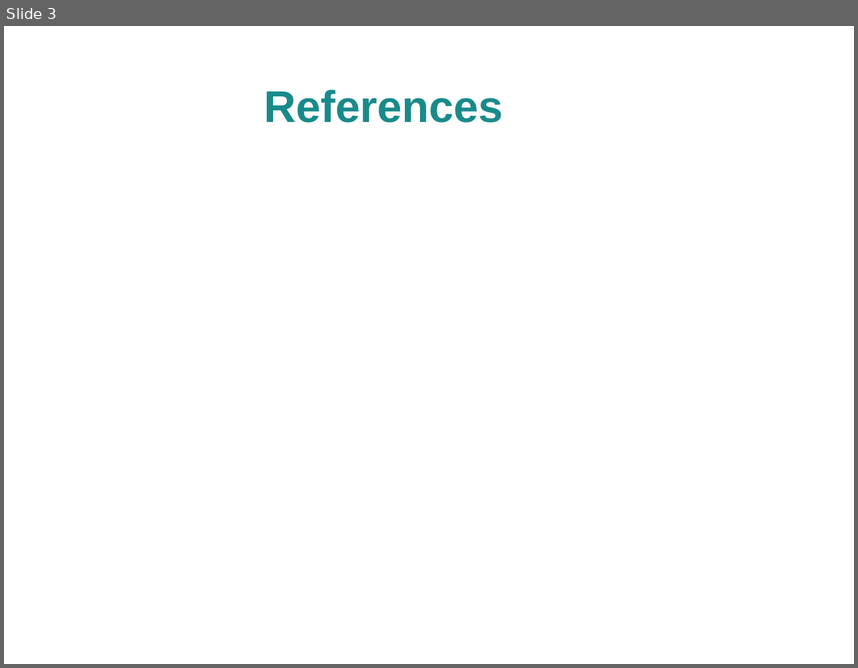
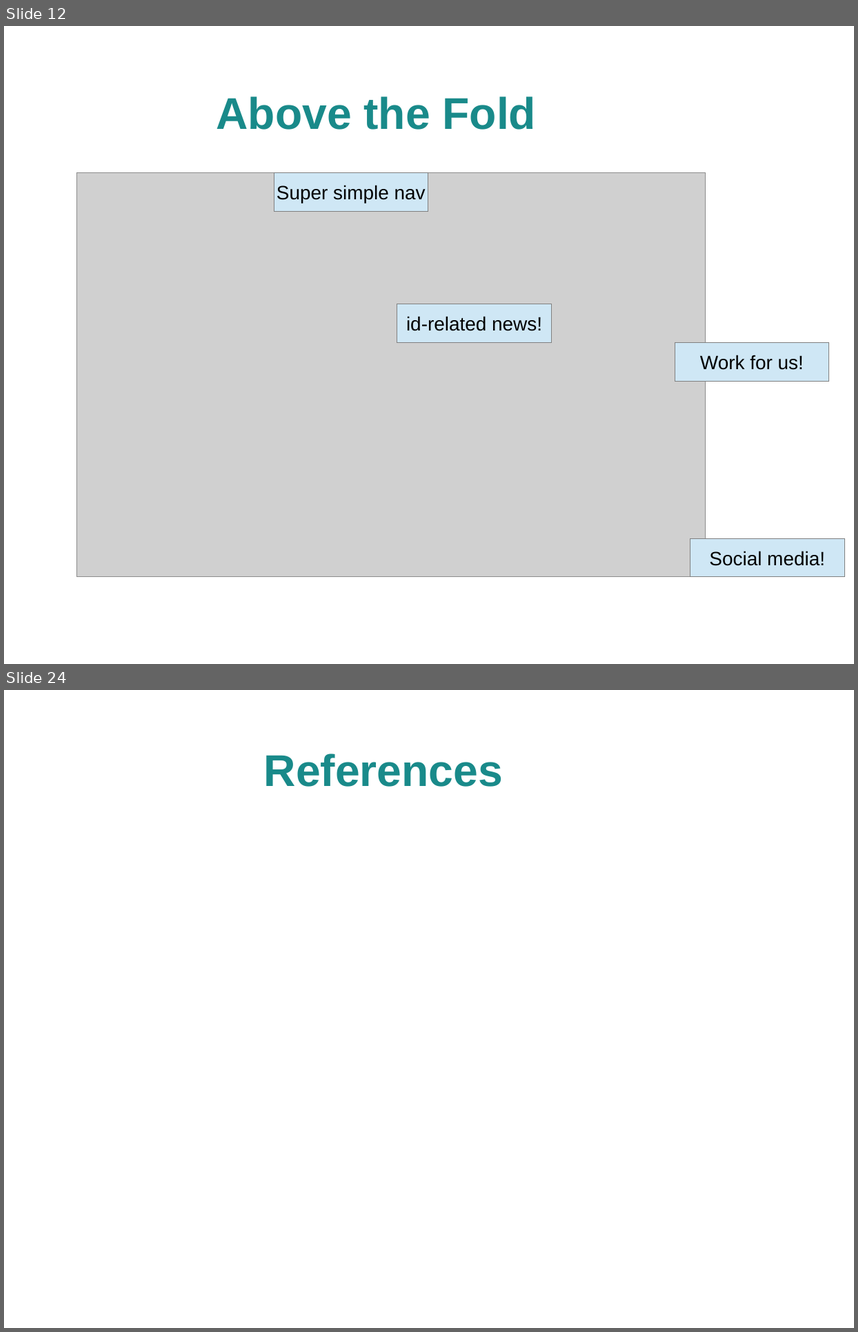
Before and after one commit to spellbindguy/Web-Development, a slide deck: Lectures/04 CSS/Styling Webpages.odp. Shown one above the other, each under a label of ours: slide 3 before the commit, slides 12 and 24 after it; the slides between them are not shown. The pictures are 858x668 and 858x1332 pixels, drawn with LibreOffice and Linux fonts; fonts in the diff are those of the drawing; grey boxes stand for pictures; background and template pictures are left out. Boxes give left, top, right and bottom in pixels: in the first picture for what was removed or moved away, otherwise in the second. Text is boxed around its words. In the diff, an @@ line names an element or a change of style, - is before the commit and + after.

```diff
--- a/Lectures/04 CSS/Styling Webpages.odp
+++ b/Lectures/04 CSS/Styling Webpages.odp
@@ slide 12 added at [4,26,854,664], background picture (left out) @@
@@ title added at [216,96,536,129], 41.4 pt, text #198A8A, bold @@
+Above the Fold
@@ picture added at [76,172,706,577] @@
@@ rectangle added at [274,172,428,211], fill #CFE7F5, outline #808080 0 pt, 18 pt, text #000000 @@
+Super simple nav
@@ rectangle added at [397,303,552,342], fill #CFE7F5, outline #808080 0 pt, 18 pt, text #000000 @@
+id-related news!
@@ rectangle added at [675,342,829,381], fill #CFE7F5, outline #808080 0 pt, 18 pt, text #000000 @@
+Work for us!
@@ rectangle added at [691,538,845,577], fill #CFE7F5, outline #808080 0 pt, 18 pt, text #000000 @@
+Social media!
@@ text added at [552,589,744,619], 18 pt, text #FFFFFF @@
+Idsoftware.com
@@ what was slide 3 is now slide 24 @@
```
Also in this commit, not shown: 1 slide changed, 21 other slides added, 1 slide removed, 1 other file.
